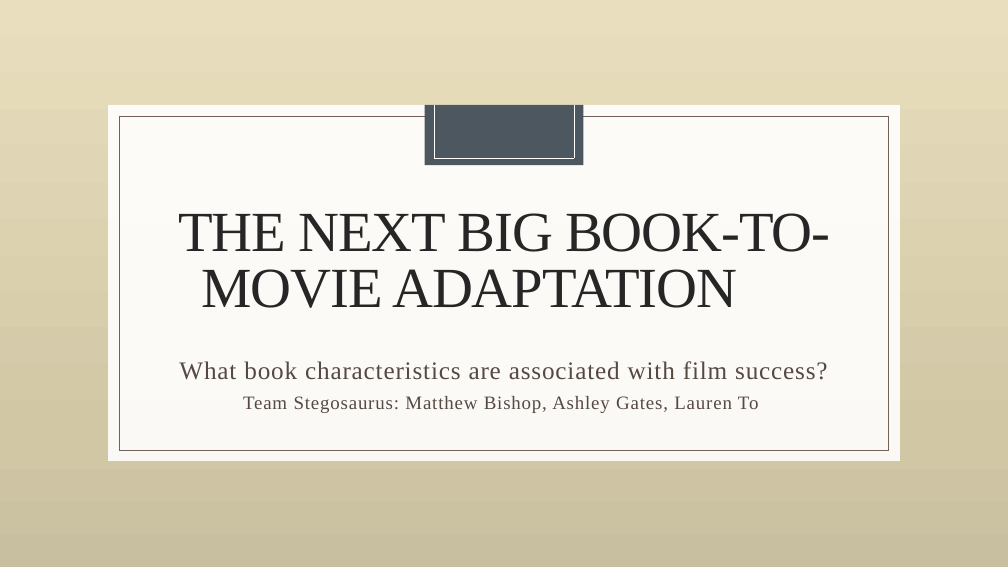
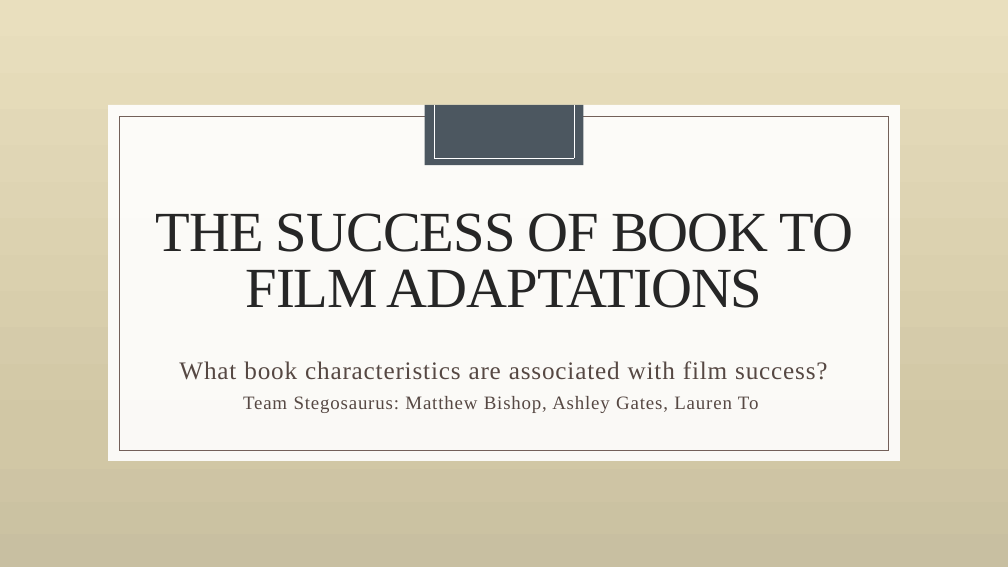
Before and after one commit to laurenemilyto/film_adapatation_success, a slide deck: slide 1 of Steg_pres.pptx. Drawn at 1008x567 pixels with LibreOffice and Linux fonts; fonts in the diff are those of the drawing; background and template pictures are left out. Boxes give left, top, right and bottom in pixels: in the first picture for what was removed or moved away, otherwise in the second. Text is boxed around its words. In the diff, an @@ line names an element or a change of style, - is before the commit and + after.

```diff
--- a/Steg_pres.pptx
+++ b/Steg_pres.pptx
@@ title at (156,213,853,308): text changed @@
-THE NEXT BIG BOOK-TO-MOVIE ADAPTATION
+THE SUCCESS OF BOOK TO FILM ADAPTATIONS
```
Also in this commit, not shown: 5 other slides changed, 7 slides added, 6 slides removed, 1 other file.
